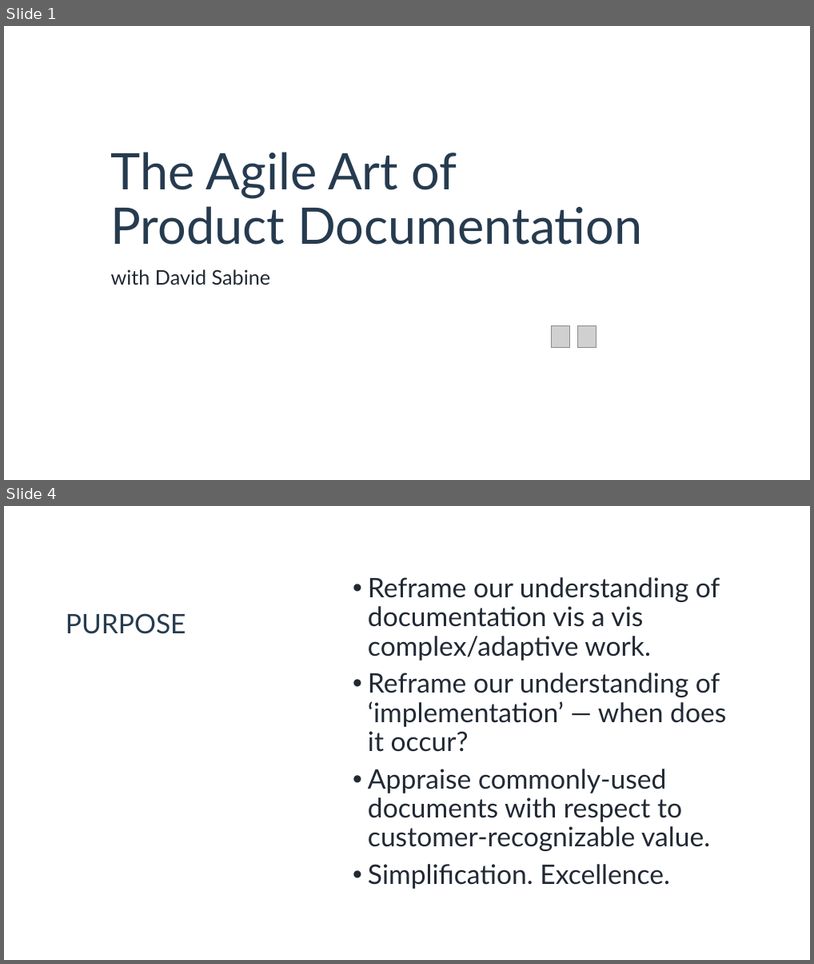
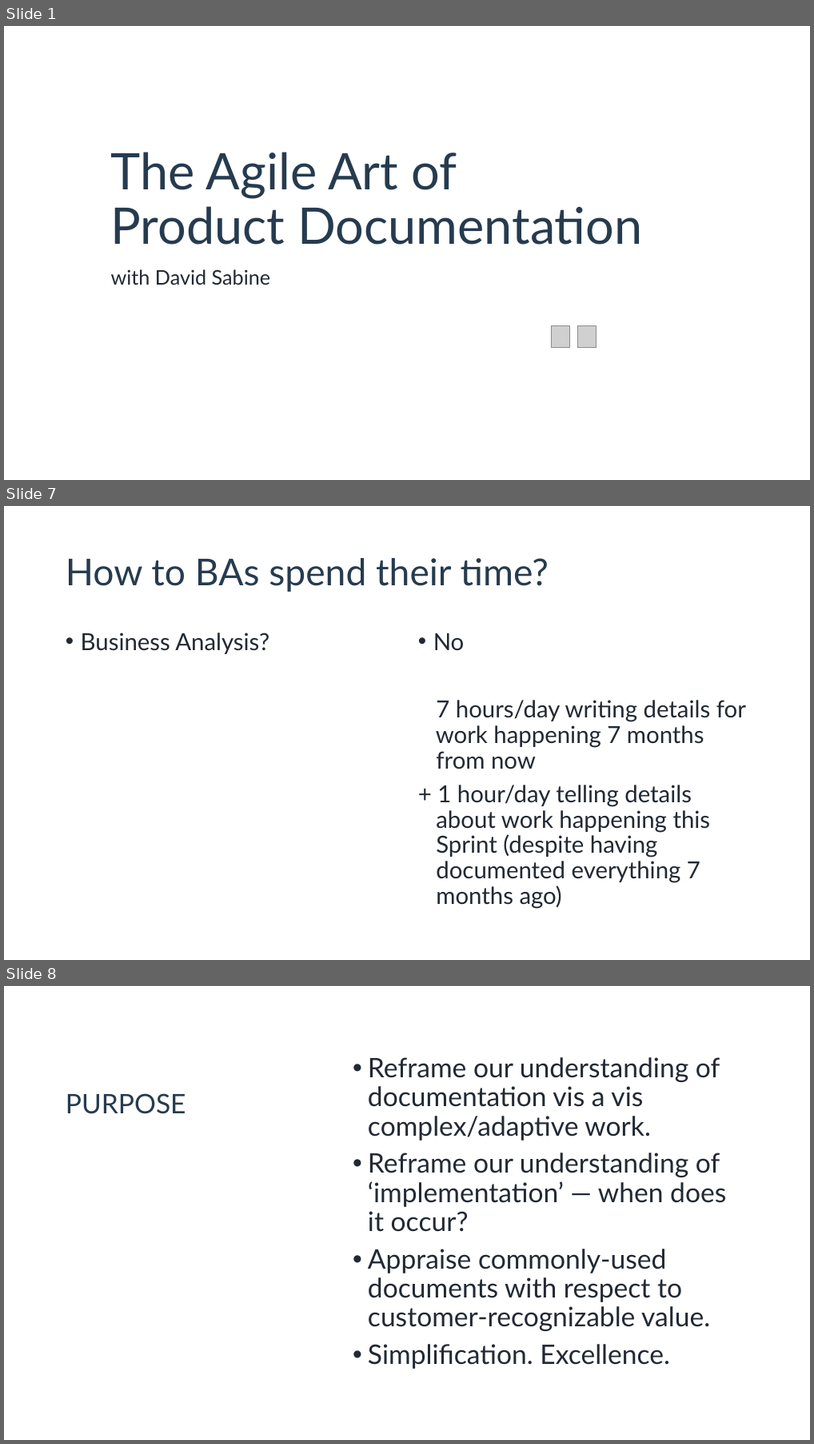
Before and after one commit to DavidSabine/The-Art-of-Agile-Product-Documentation, a slide deck: assets/The Art of Agile Documentation — Presentation — by David Sabine.pptx. Shown one above the other, each under a label of ours: slides 1 and 4 before the commit, slides 1, 7 and 8 after it; the slides between them are not shown. The pictures are 814x964 and 814x1444 pixels, drawn with LibreOffice and Linux fonts; fonts in the diff are those of the drawing; grey boxes stand for pictures; background and template pictures are left out. Boxes give left, top, right and bottom in pixels: in the first picture for what was removed or moved away, otherwise in the second. Text is boxed around its words. In the diff, an @@ line names an element or a change of style, - is before the commit and + after.

```diff
--- a/assets/The Art of Agile Documentation — Presentation — by David Sabine.pptx
+++ b/assets/The Art of Agile Documentation — Presentation — by David Sabine.pptx
@@ slide 7 added at (4, 506, 810, 960), background #FFFFFF @@
@@ title added at (66, 558, 549, 592), 44 pt, text #263B4F @@
+How to BAs spend their time?
@@ text added at (81, 632, 270, 654), 28 pt, text #212934 @@
+• Business Analysis?
@@ text added at (434, 633, 746, 908), 28 pt, text #212934 @@
+• No
+7 hours/day writing details for
+work happening 7 months
+from now
++ 1 hour/day telling details
+about work happening this
+Sprint (despite having
+documented everything 7
+months ago)
@@ what was slide 4 is now slide 8 @@
```
Also in this commit, not shown: 5 slides changed, 6 other slides added.
